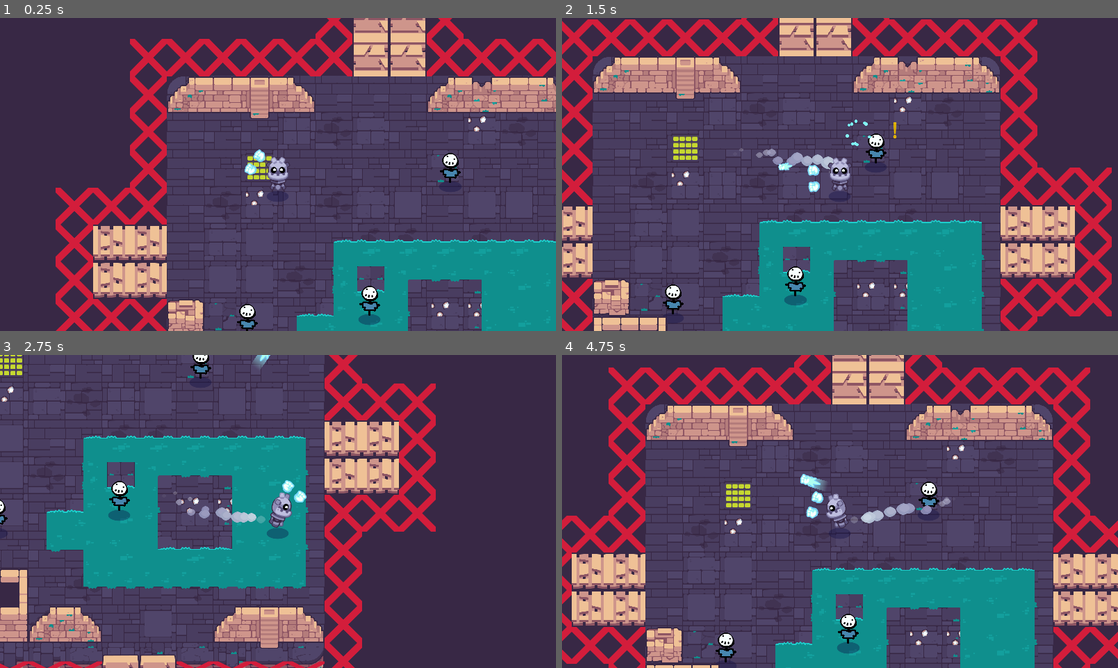
Above: before the commit, frames 1-4 (two rows, left to right).
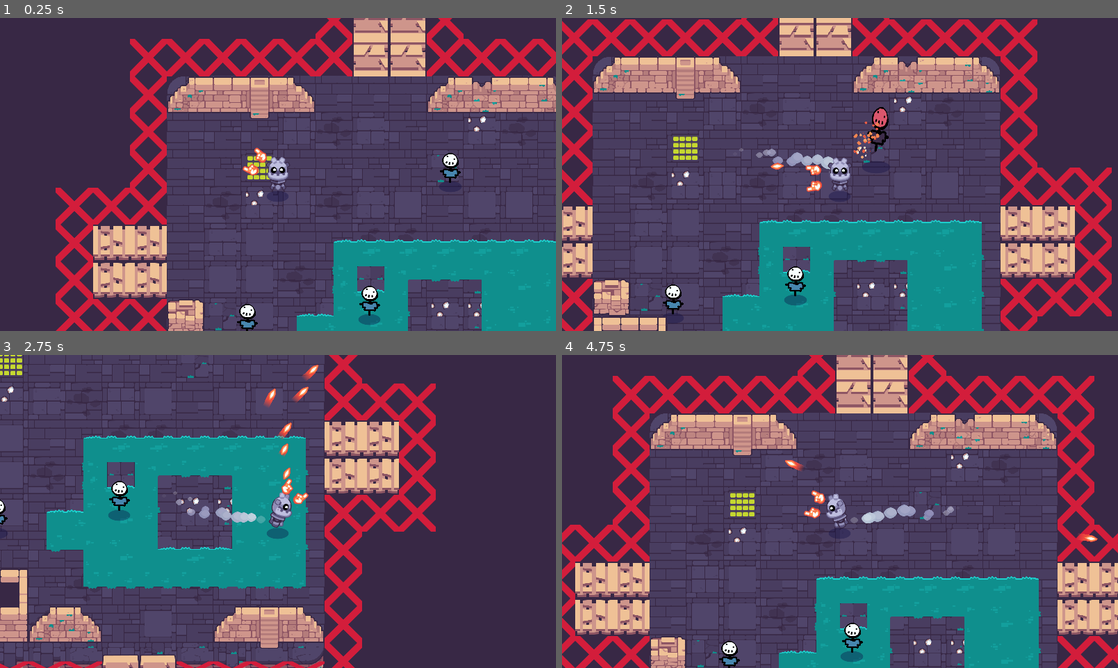
Above: after the commit, the same moments.

Repository: Tyler-Henson/GodotFinalChallenge
Game: Godot game, scene res://rooms/TestRoom.tscn
Same seed, same stepped clock (60 frames per second), same inputs: the game is played once before the commit and once after it. Sound files missing from this copy of the repository are replaced by a short silence.
Inputs (mouse positions are in pixels of both pictures, inside the frame that each line leads up to):
- Up to frame 1 (0.25 s): no input
- Up to frame 2 (1.5 s): move the mouse to (962, 158) at 0.52 s; press the mouse at (962, 158) at 0.53 s; hold D (move_right) 0.53-1.28 s; move the mouse to (728, 190) at 1.27 s; release the mouse at (728, 190) at 1.28 s; hold S (move_down) from 1.28 s (still down); click (728, 190) at 1.35 s
- Up to frame 3 (2.75 s): move the mouse to (333, 442) at 2.02 s; release S (move_down) at 2.03 s; press the mouse at (333, 442) at 2.03 s; hold D (move_right) from 2.03 s (still down)
- Up to frame 4 (4.75 s): move the mouse to (812, 574) at 2.77 s; release D (move_right) at 2.78 s; release the mouse at (812, 574) at 2.78 s; hold W (move_up) 2.78-3.53 s; click (812, 574) at 2.85 s; move the mouse to (1006, 558) at 3.52 s; press the mouse at (1006, 558) at 3.53 s; hold A (move_left) from 3.53 s (still down); move the mouse to (673, 464) at 4.27 s; release the mouse at (673, 464) at 4.28 s; click (673, 464) at 4.35 s

The runs differ from the first frame. In frame 1, 0.2% of the frame differs, in the area x 43-48%, y 41-51%; in frame 2, 0.8%; in frame 3, 0.8%; in frame 4, 38%, in the area x 0-100%, y 0-100%.

Commit message:
finished basic spells and bullets

Diff:
--- a/bullets/ice_fist/IceFist.gd
+++ b/bullets/ice_fist/IceFist.gd
@@ -1,6 +1,10 @@
 extends Bullet
 
 onready var _animation_player := $AnimationPlayer
+
+var max_acceleration = speed * 2
+
+export (float, 0.0, 1.0, 0.01) var acceleration_rate := 0.5
 
 func _ready() -> void:
 	_animation_player.connect("animation_finished", self, "_on_AnimationPlayer_animation_finished")
@@ -16,3 +20,14 @@
 func _on_AnimationPlayer_animation_finished(anim_name: String) -> void:
 	if anim_name == "destroy":
 		queue_free()
+
+func _move(delta: float) -> void:
+	speed = lerp(speed, max_acceleration, acceleration_rate)
+	var distance := speed * delta
+	var motion := transform.x * speed * delta
+
+	position += motion
+
+	_travelled_distance += distance
+	if _travelled_distance > max_range:
+		_destroy()
--- a/bullets/ice_fist/IceFist.tscn
+++ b/bullets/ice_fist/IceFist.tscn
@@ -110,6 +110,7 @@
 collision_mask = 18
 script = ExtResource( 1 )
 damage = 3
+acceleration_rate = 0.01
 
 [node name="Sprite" type="Sprite" parent="."]
 scale = Vector2( 1e-05, 1e-05 )
@@ -136,3 +137,5 @@
 
 [node name="AudioStreamPlayer2D" type="AudioStreamPlayer2D" parent="."]
 stream = ExtResource( 2 )
+
+[node name="Timer" type="Timer" parent="."]
--- a/robot/Robot.tscn
+++ b/robot/Robot.tscn
@@ -8,7 +8,7 @@
 [ext_resource path="res://robot/Robot.gd" type="Script" id=6]
 [ext_resource path="res://props/shadow/Shadow.tscn" type="PackedScene" id=7]
 [ext_resource path="res://robot/death_03.wav" type="AudioStream" id=8]
-[ext_resource path="res://spells/ice_punch/SpellIcePunch.tscn" type="PackedScene" id=9]
+[ext_resource path="res://spells/fire_rapid/SpellFireRapid.tscn" type="PackedScene" id=9]
 [ext_resource path="res://robot/smoke.png" type="Texture" id=17]
 
 [sub_resource type="Animation" id=5]
--- /dev/null
+++ b/spells/fire_rapid/SpellFireRapid.tscn
@@ -0,0 +1,7 @@
+[gd_scene load_steps=2 format=2]
+
+[ext_resource path="res://spells/fire_basic/SpellBasicFire.tscn" type="PackedScene" id=1]
+
+[node name="SpellFireRapid" instance=ExtResource( 1 )]
+random_angle_degrees = 20.0
+fire_rate = 10.0
--- a/spells/ice_punch/SpellIcePunch.gd
+++ b/spells/ice_punch/SpellIcePunch.gd
@@ -1,6 +1,8 @@
 class_name SpellIcePunch
 extends Spell
 
+
+var shots = [deg2rad(-20), 0, deg2rad(20)]
 
 
 func _physics_process(delta: float) -> void:
@@ -10,4 +12,11 @@
 
 func shoot() -> void:
 	_cooldown_timer.start()
-	.shoot()
+	for shot in shots:
+		var bullet: Bullet = bullet_scene.instance()
+		get_tree().root.add_child(bullet)
+		bullet.global_transform = global_transform
+		bullet.max_range = max_range
+		bullet.speed = max_bullet_speed
+		bullet.rotation += shot
+	_audio.play()
--- a/spells/ice_punch/SpellIcePunch.tscn
+++ b/spells/ice_punch/SpellIcePunch.tscn
@@ -10,6 +10,7 @@
 script = ExtResource( 1 )
 bullet_scene = ExtResource( 4 )
 max_bullet_speed = 750.0
+fire_rate = 2.0
 
 [node name="AudioStreamPlayer2D" parent="." index="0"]
 stream = ExtResource( 5 )
--- /dev/null
+++ b/spells/ice_punch_wave/SpellIcePunchWave.tscn
@@ -0,0 +1,5 @@
+[gd_scene load_steps=2 format=2]
+
+[ext_resource path="res://spells/ice_punch/SpellIcePunch.tscn" type="PackedScene" id=1]
+
+[node name="SpellIcePunchWave" instance=ExtResource( 1 )]
